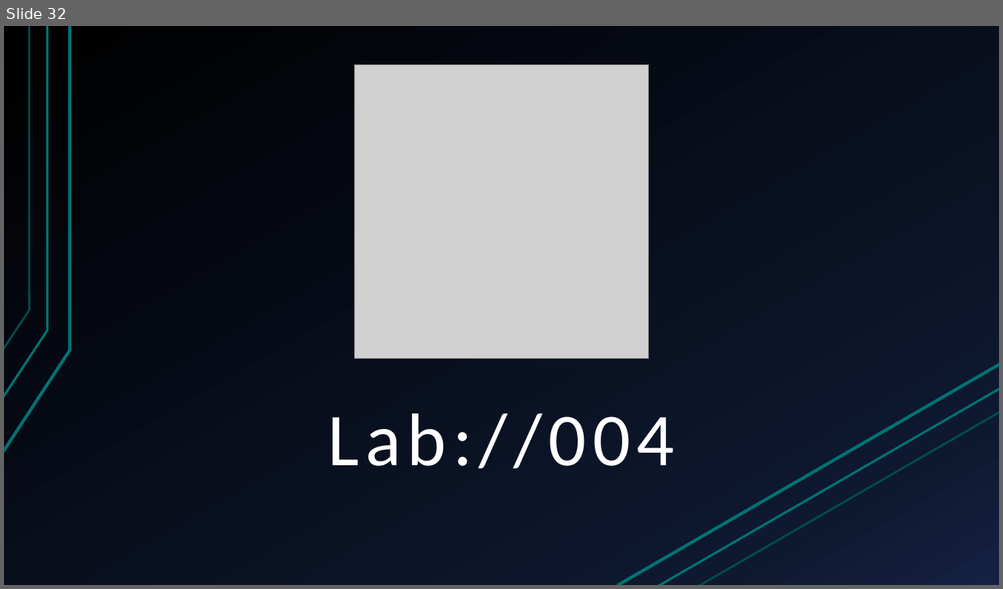
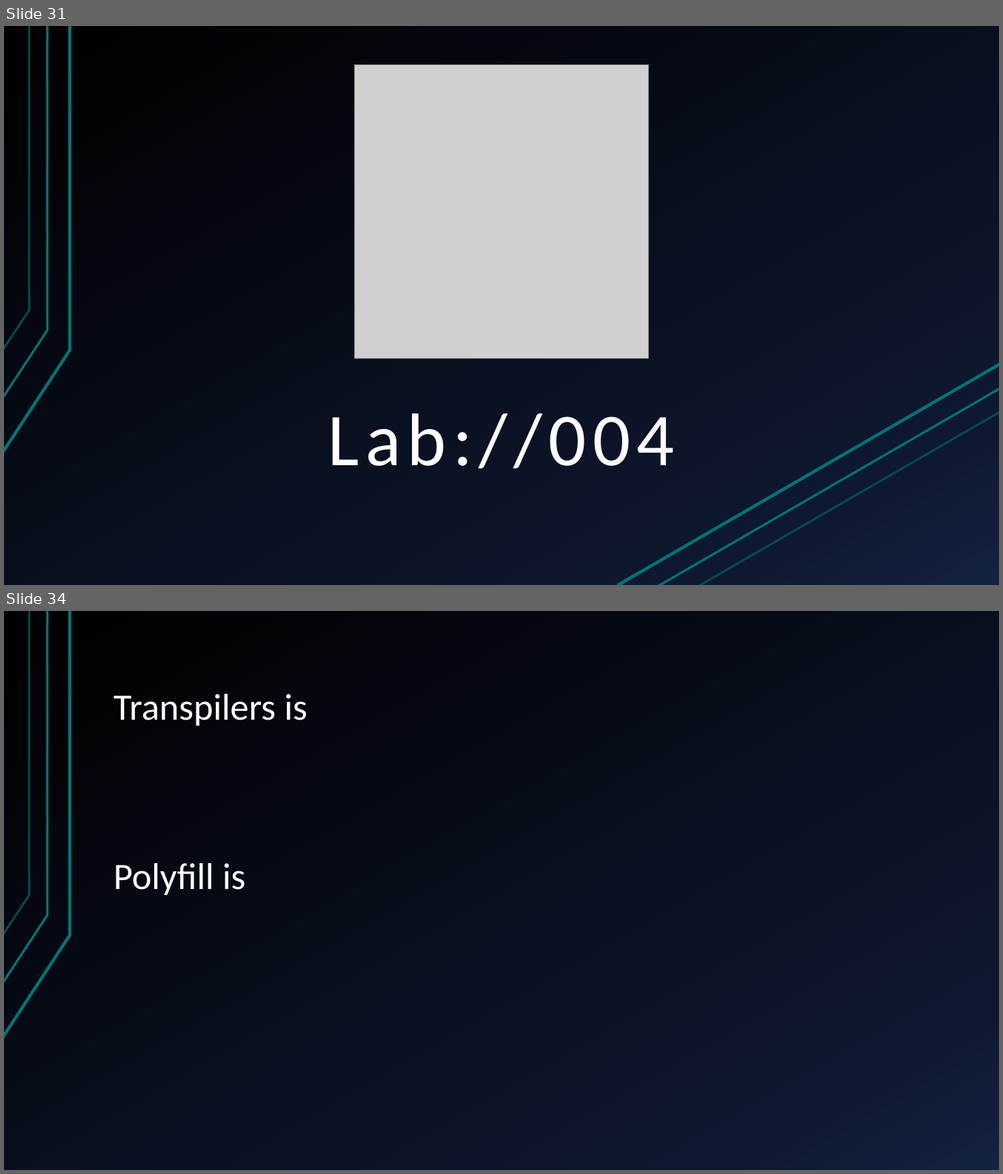
Before and after one commit to tomhero/PG-Team-Modern-JS-Practices, a slide deck: Modern JavaScript.pptx. Shown one above the other, each under a label of ours: slide 32 before the commit, slides 31 and 34 after it; the slides between them are not shown. The pictures are 1003x589 and 1003x1174 pixels, drawn with LibreOffice and Linux fonts; fonts in the diff are those of the drawing; grey boxes stand for pictures. Boxes give left, top, right and bottom in pixels: in the first picture for what was removed or moved away, otherwise in the second. Text is boxed around its words. In the diff, an @@ line names an element or a change of style, - is before the commit and + after.

```diff
--- a/Modern JavaScript.pptx
+++ b/Modern JavaScript.pptx
@@ slide 34 added at [4, 611, 999, 1170], background gradient #000000 to #0F1931 to #142242; not listed: 3 template elements that a slide beside it also shows @@
@@ title added at [114, 694, 307, 726], 36 pt, text #FFFFFF @@
+Transpilers is
@@ text added at [114, 863, 245, 895], 36 pt, text #FFFFFF @@
+Polyfill is
@@ what was slide 32 is now slide 31 @@
```
Also in this commit, not shown: 3 slides changed, 3 other slides added, 2 other files.
